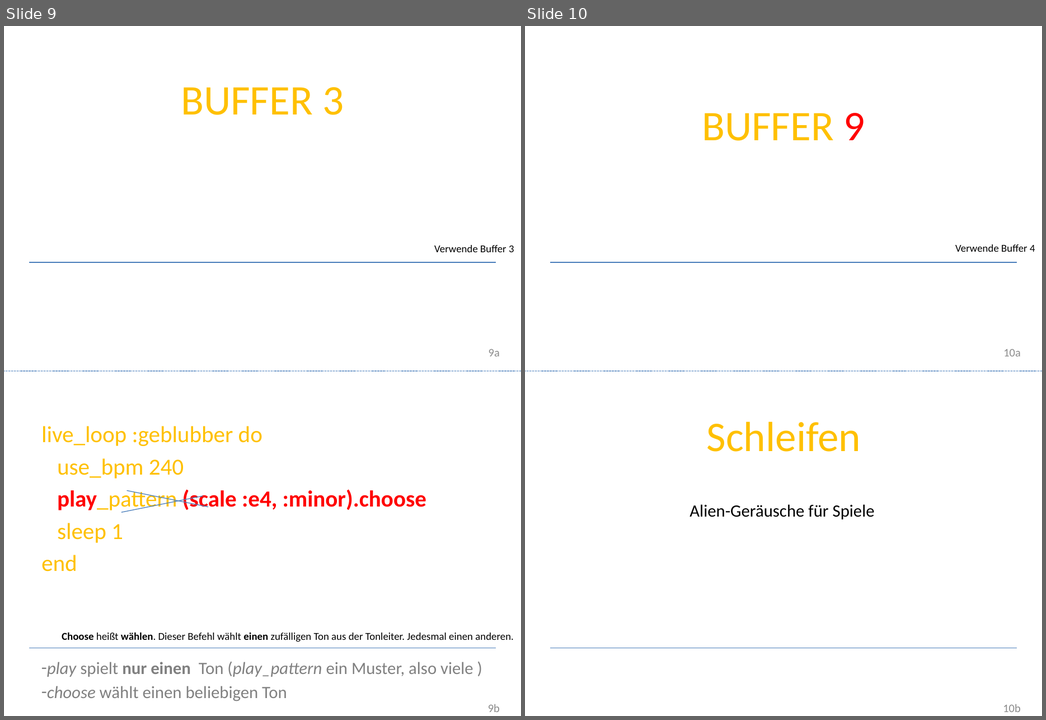
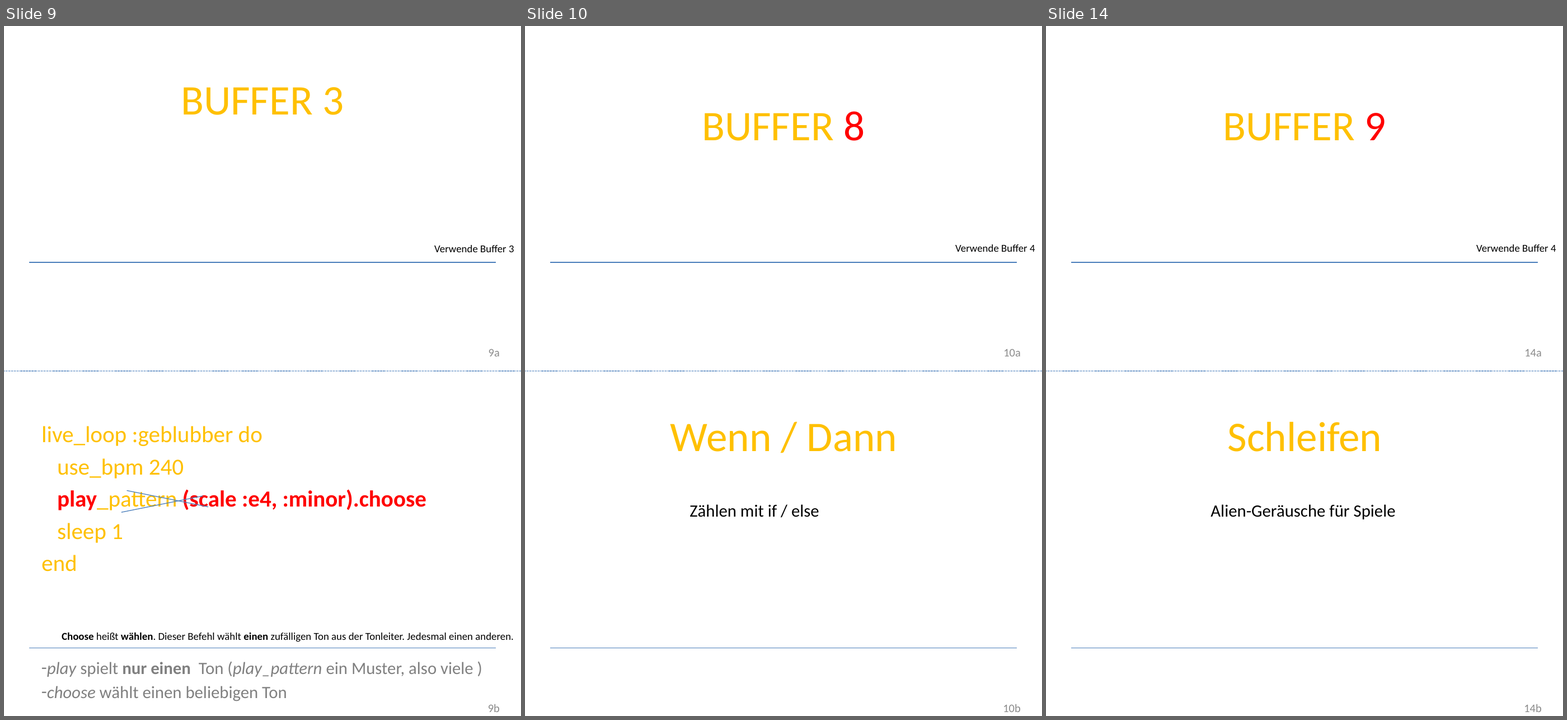
Before and after one commit to Devoxx4KidsDE/SonicPI, a slide deck: presentation/de/Sonic PI Workshop_de.pptx. Shown side by side, each under a label of ours: slides 9 and 10 before the commit, slides 9, 10 and 14 after it; the slides between them are not shown. The pictures are 1046x720 and 1567x720 pixels, drawn with LibreOffice and Linux fonts; fonts in the diff are those of the drawing; background and template pictures are left out. Boxes give left, top, right and bottom in pixels: in the first picture for what was removed or moved away, otherwise in the second. Text is boxed around its words. In the diff, an @@ line names an element or a change of style, - is before the commit and + after.

```diff
--- a/presentation/de/Sonic PI Workshop_de.pptx
+++ b/presentation/de/Sonic PI Workshop_de.pptx
@@ slide 10 added at <box>525,26,1042,716</box>, background #FFFFFF; not listed: 5 template elements that a slide beside it also shows @@
@@ text added at <box>702,111,865,141</box>, 44 pt, text #FFC000 @@
+BUFFER 8
@@ text added at <box>956,244,1036,252</box>, 11 pt, text #000000 @@
+Verwende Buffer 4
@@ text added at <box>671,424,897,452</box>, 44 pt, text #FFC000 @@
+Wenn / Dann
@@ text added at <box>690,504,820,517</box>, 18 pt, text #000000 @@
+Zählen mit if / else
@@ what was slide 10 is now slide 14 @@
@@ page number at <box>1525,349,1542,356</box>: text changed @@
-10a
+14a
@@ page number at <box>1524,704,1542,712</box>: text changed @@
-10b
+14b
```
Also in this commit, not shown: 3 other slides added, 1 other file.
